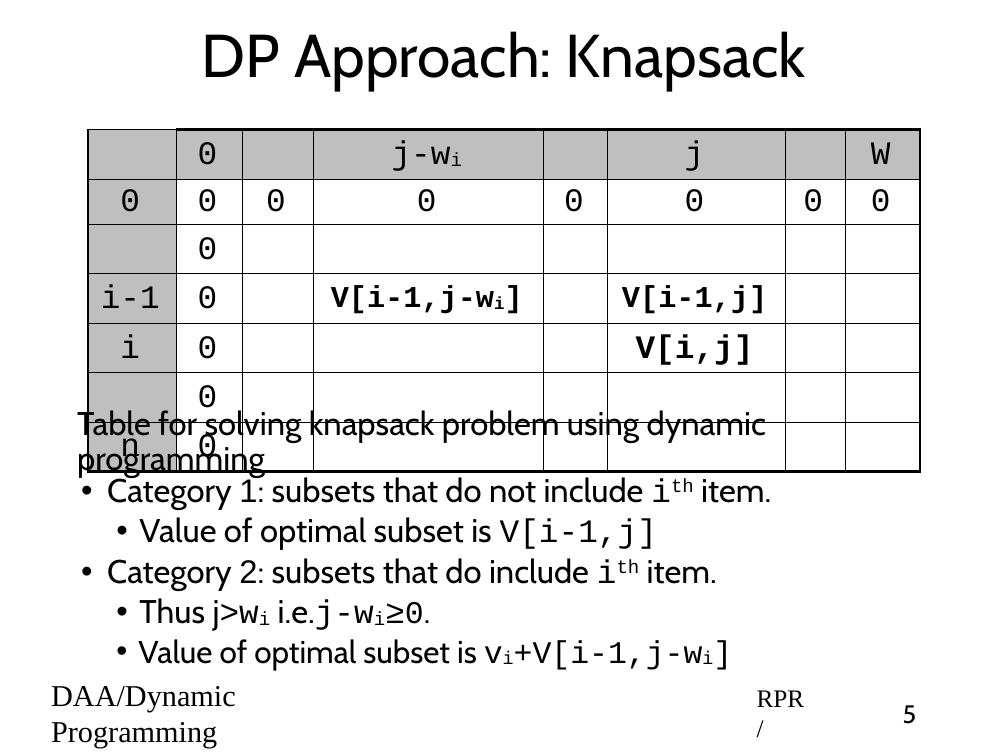
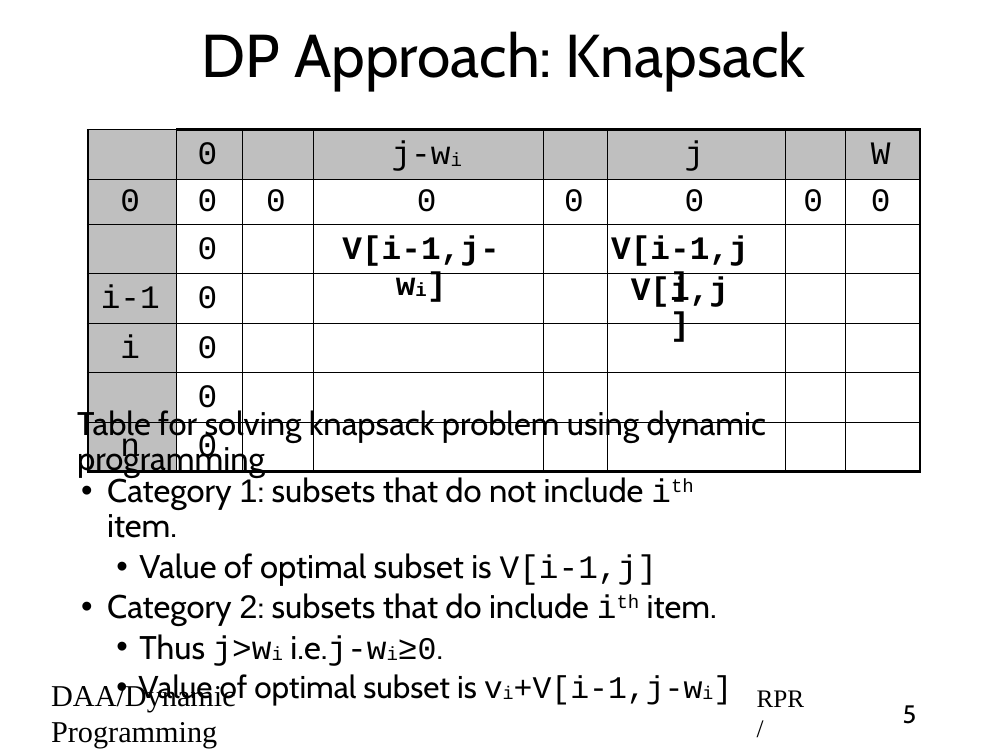
Before and after one commit to rprustagi/2019-17CS43-DAA, a slide deck: slide 5 of Slides-RPR/2019-H1-DAA-L35-DynProg-Knapsack.pptx. Drawn at 1008x756 pixels with LibreOffice and Linux fonts; fonts in the diff are those of the drawing. Boxes give left, top, right and bottom in pixels: in the first picture for what was removed or moved away, otherwise in the second. Text is boxed around its words. In the diff, an @@ line names an element or a change of style, - is before the commit and + after.

```diff
--- a/Slides-RPR/2019-H1-DAA-L35-DynProg-Knapsack.pptx
+++ b/Slides-RPR/2019-H1-DAA-L35-DynProg-Knapsack.pptx
@@ table at bbox=[88, 130, 921, 470] @@
-row 4, column 4: V[i-1,j-wi]
+row 4, column 4: 
-row 4, column 6: V[i-1,j]
+row 4, column 6: 
-row 5, column 6: V[i,j]
+row 5, column 6: 
@@ text added at bbox=[342, 235, 499, 266], 26 pt, text #000000, bold @@
+V[i-1,j-wi]
@@ text added at bbox=[611, 235, 749, 266], 26 pt, text #000000, bold @@
+V[i-1,j]
@@ text added at bbox=[631, 276, 729, 307], 26 pt, text #000000, bold @@
+V[i,j]
@@ text at bbox=[139, 634, 443, 666]: font Cabin to Courier New in "j>wi" @@
```
Also in this commit, not shown: 4 other slides changed, 8 other files.
